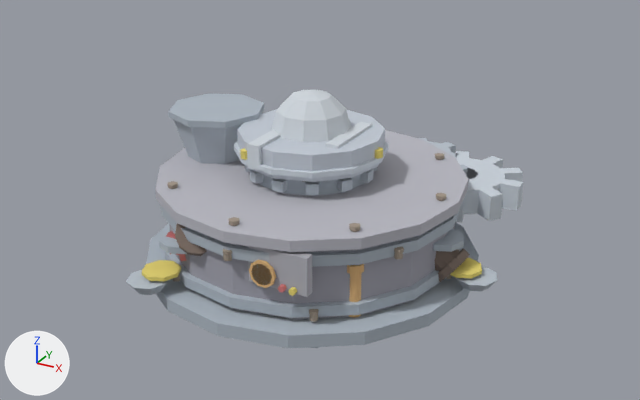
A saved change to the glTF model buildings/splitter/models/splitter_flat.glb.
The view is the same before and after, from a camera (50 mm lens) standing at (3.08, -5.46, 3.25) and looking at (0.18, -0.18, 0.61). The axes (+X, +Y, +Z) are drawn at lower left. The lights are the same throughout. The picture after the commit comes second. Where no turn or scale is listed for an object, it has been applied to the vertices. Vertices at exactly the same position are counted once.

In view in the first picture: 'BasePlatform', 'Body', 'ControlPanel', 'HopperRim', 'Hub', 'HubDome', 'InputHopper', 'MainGear', 'OutputChute_0', 'OutputChute_2', 'RingHi', 'RingLo', 'Roof' and 28 more.
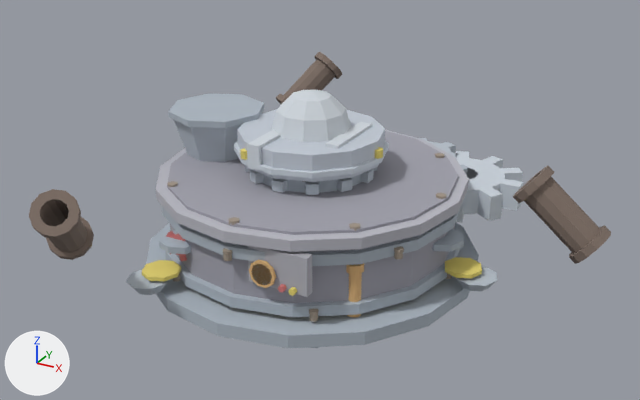
The newer file is also rescaled (x0.5) as a whole; pictures and numbers use the older file's frame.

Where the change shows, as pixel boxes (x1, y1, x2, y2) in the pictures (640 x 400 px):
'Body', moved: before (169, 224, 455, 319); after (167, 131, 458, 303)
'OutputChute_0', moved: before (435, 249, 470, 283); after (513, 166, 611, 264)
'OutputChute_2', moved: before (175, 224, 207, 256); after (29, 189, 94, 260)
'OutputChute_1', moved (not visible before): after (276, 52, 342, 104)
'Roof', unchanged, covered by the edit: before (155, 130, 469, 252); after (156, 130, 469, 252)

What the commit changed:
me_cylinder_007 is used by ob_body; location (0.0, 0.007, 0.1).
me_cylinder_007 had 32 vertices, 60 faces and spanned x -1.1..1.1, y -1.1..1.1, z 0.0..0.55.
me_cylinder_007 now has 32 vertices, 60 faces and spans x -1.1..1.1, y -1.09..1.11, z 0.1..0.65.
me_cylinder_007 part 1: the whole mesh is moved by (0.0, 0.01, 0.1).
me_pipe is used by ob_outputchute_0; location (0.95, 0.0, 0.4).
me_pipe had 120 vertices, 288 faces and spanned x -0.33..0.33, y -0.156..0.156, z -0.312..0.312.
me_pipe now has 120 vertices, 288 faces and spans x 0.62..1.28, y -0.156..0.156, z 0.088..0.712.
me_pipe part 2: the whole mesh is moved by (0.95, 0.0, 0.4).
me_pipe_001 is used by ob_outputchute_1; location (-0.475, 0.823, 0.426).
me_pipe_001 had 120 vertices, 288 faces and spanned x -0.272..0.272, y -0.305..0.305, z -0.315..0.315.
me_pipe_001 now has 120 vertices, 288 faces and spans x -0.747..-0.203, y 0.517..1.128, z 0.111..0.741.
me_pipe_001 part 3: the whole mesh is moved by (-0.475, 0.823, 0.426).
me_pipe_002 is used by ob_outputchute_2; location (-0.475, -0.823, 0.374).
me_pipe_002 had 120 vertices, 288 faces and spanned x -0.272..0.272, y -0.305..0.305, z -0.315..0.315.
me_pipe_002 now has 120 vertices, 288 faces and spans x -0.747..-0.203, y -1.128..-0.517, z 0.059..0.689.
me_pipe_002 part 4: the whole mesh is moved by (-0.475, -0.823, 0.374).
